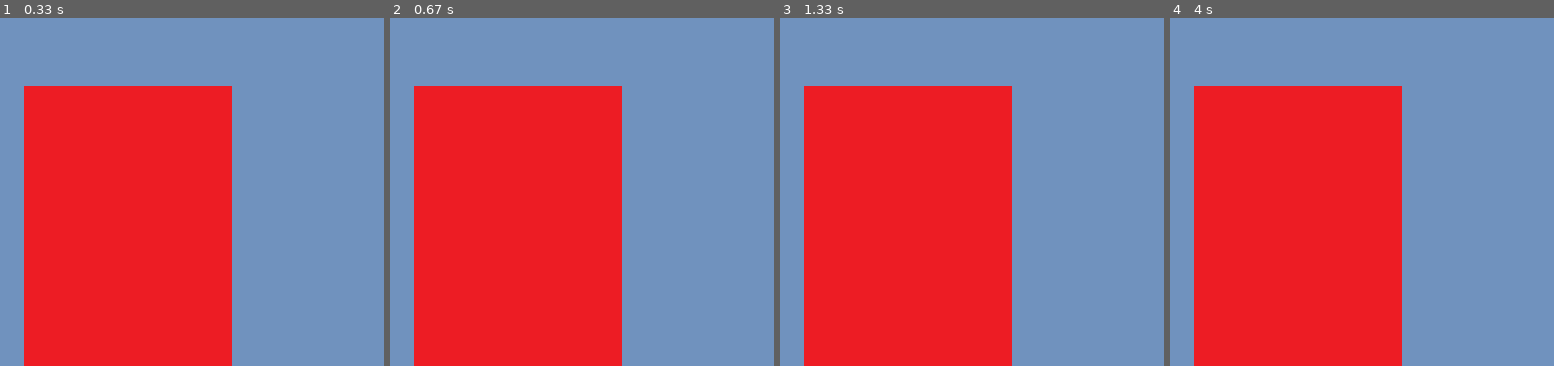
Above: before the commit, frames 1-4 (left to right).
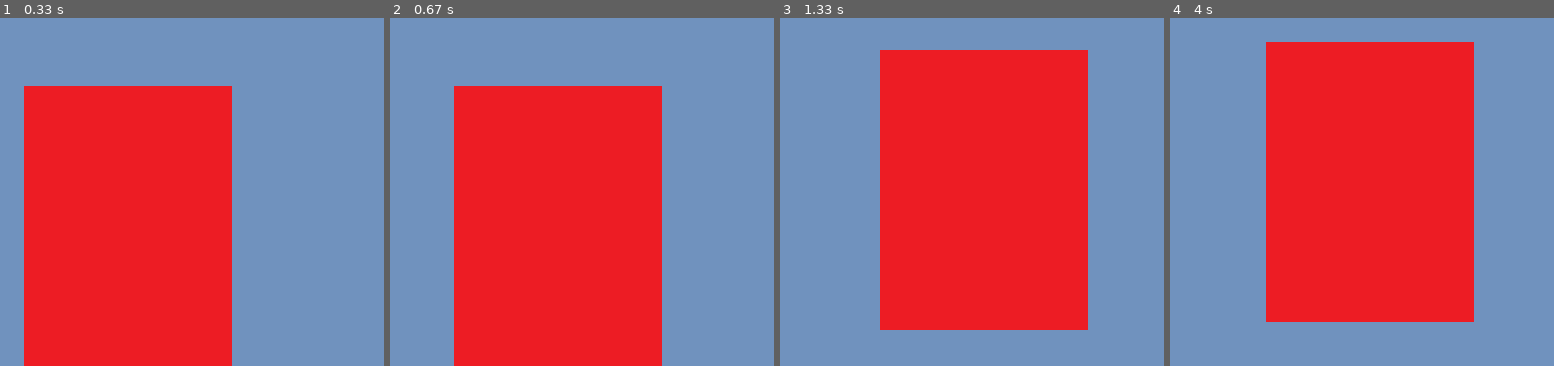
Above: after the commit, the same moments.

Repository: platinumjs0203/python-game
Game: pygame game, started from pygame_basic/4_keyboard_event.py
The game is run twice, just before and just after one commit, with the same random seed, the same clock (stepped at 60 frames per second) and the same inputs.
Inputs:
- Up to frame 1 (0.33 s): no input
- Up to frame 2 (0.67 s): hold Right from 0.33 s (still down)
- Up to frame 3 (1.33 s): release Right at 0.8 s; hold Up 0.83-1.13 s; hold Right from 1.17 s (still down)
- Up to frame 4 (4 s): release Right at 1.63 s; hold Left 1.67-2.2 s; hold Down 2.23-2.53 s; hold Left 2.57-2.97 s; hold Up 3-3.37 s; hold Right from 3.4 s (still down)

Frame 1 is identical in both runs. In frame 2, 17% of the frame differs, in the area x 6-71%, y 19-100%; in frame 3, 39%; in frame 4, 39%, in the area x 6-80%, y 6-100%.

Commit message:
keyboard_event

Diff:
--- a/pygame_basic/4_keyboard_event.py
+++ b/pygame_basic/4_keyboard_event.py
@@ -23,12 +23,47 @@
 character_x_pos = (screen_width / 2) - (character_width / 2)
 character_y_pos = screen_height - character_height
 
+# 이동할 좌표
+to_x = 0
+to_y = 0
+
 # 이벤트 루프
 running = True  # 게임이 진행중인가?
 while running:
     for event in pygame.event.get():  # 어떤 이벤트가 발생하였는가?
         if event.type == pygame.QUIT:  # 창이 닫히는 이벤트가 발생하였는가?
             running = False  # 게임이 진행중이 아님
+
+        if event.type == pygame.KEYDOWN:  # 키가 눌러졌는지 확인
+            if event.key == pygame.K_LEFT:
+                to_x -= 0.5
+            elif event.key == pygame.K_RIGHT:
+                to_x += 0.5
+            elif event.key == pygame.K_UP:
+                to_y -= 0.5
+            elif event.key == pygame.K_DOWN:
+                to_y += 0.5
+
+        if event.type == pygame.KEYUP:  # 방향키를 뗌
+            if event.key == pygame.K_LEFT or event.key == pygame.K_RIGHT:
+                to_x = 0
+            elif event.key == pygame.K_UP or event.key == pygame.K_DOWN:
+                to_y = 0
+
+    character_x_pos += to_x
+    character_y_pos += to_y
+
+    # 가로 경계값 처리
+    if character_x_pos < 0:
+        character_x_pos = 0
+    elif character_x_pos > screen_width - character_width:
+        character_x_pos = screen_width - character_width
+
+    # 세로 경계값 처리
+    if character_y_pos < 0:
+        character_y_pos = 0
+    elif character_y_pos > screen_height - character_height:
+        character_y_pos = screen_height - character_height
 
     screen.blit(background, (0, 0))  # 배경 그리기
 
